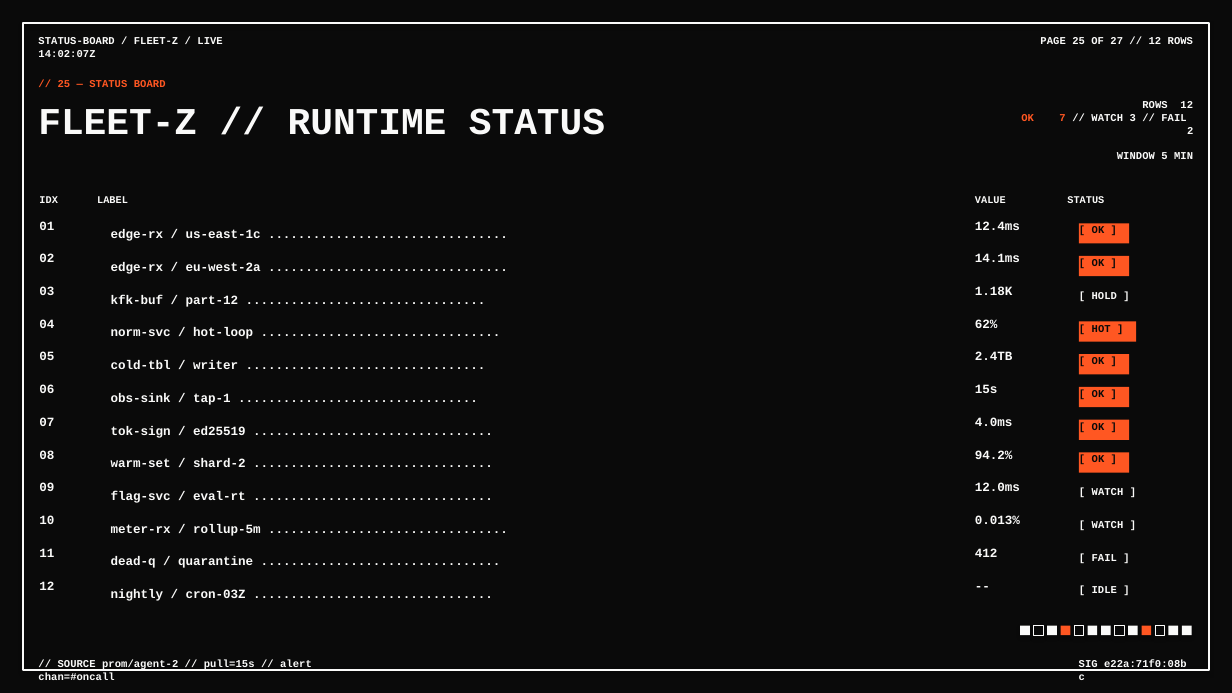
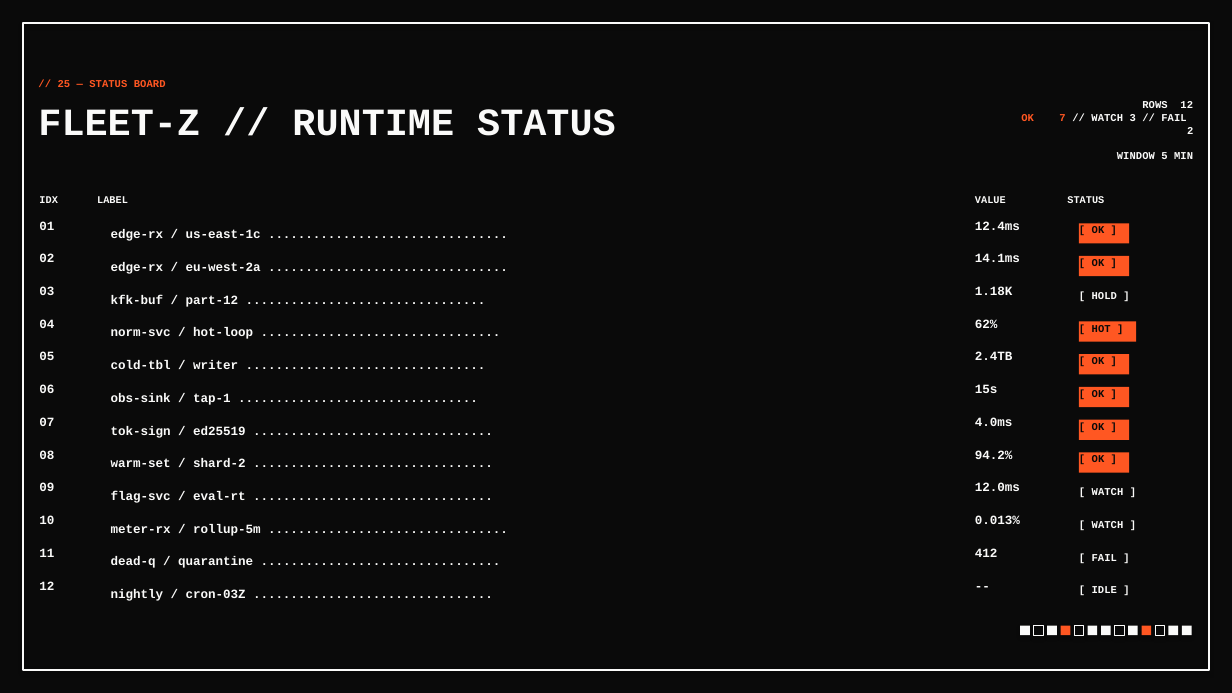
Before and after one commit to vamsiramakrishnan/pixelpitch, a slide deck: slide 19 of _bench/corpus/divergent-deck.pptx. Drawn at 1232x693 pixels with LibreOffice and Linux fonts; fonts in the diff are those of the drawing. Boxes give left, top, right and bottom in pixels: in the first picture for what was removed or moved away, otherwise in the second. Text is boxed around its words. In the diff, an @@ line names an element or a change of style, - is before the commit and + after.

```diff
--- a/_bench/corpus/divergent-deck.pptx
+++ b/_bench/corpus/divergent-deck.pptx
@@ text removed at bbox=[38, 37, 222, 57] @@
-STATUS-BOARD / FLEET-Z / LIVE 14:02:07Z
@@ text removed at bbox=[1040, 37, 1193, 44] @@
-PAGE 25 OF 27 // 12 ROWS
@@ text "FLEET-Z // RUNTIME STATUS" at bbox=[38, 109, 616, 136]: size 29.4 to 30 pt @@
@@ text removed at bbox=[38, 660, 312, 680] @@
-// SOURCE prom/agent-2 // pull=15s // alert chan=#oncall
@@ text removed at bbox=[1079, 660, 1187, 671] @@
-SIG e22a:71f0:08bc
```
Also in this commit, not shown: 47 other slides changed, 1 slide added, 50 other files.
